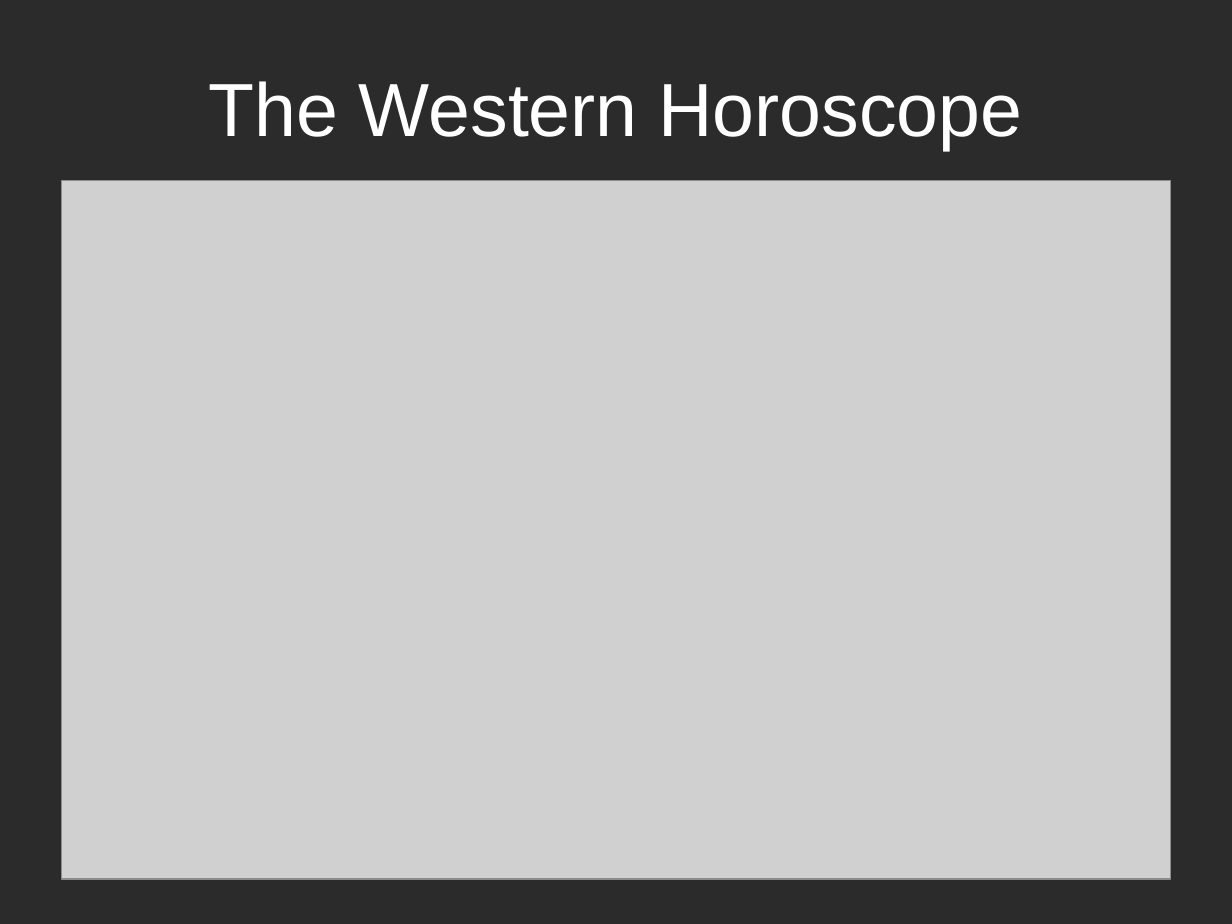
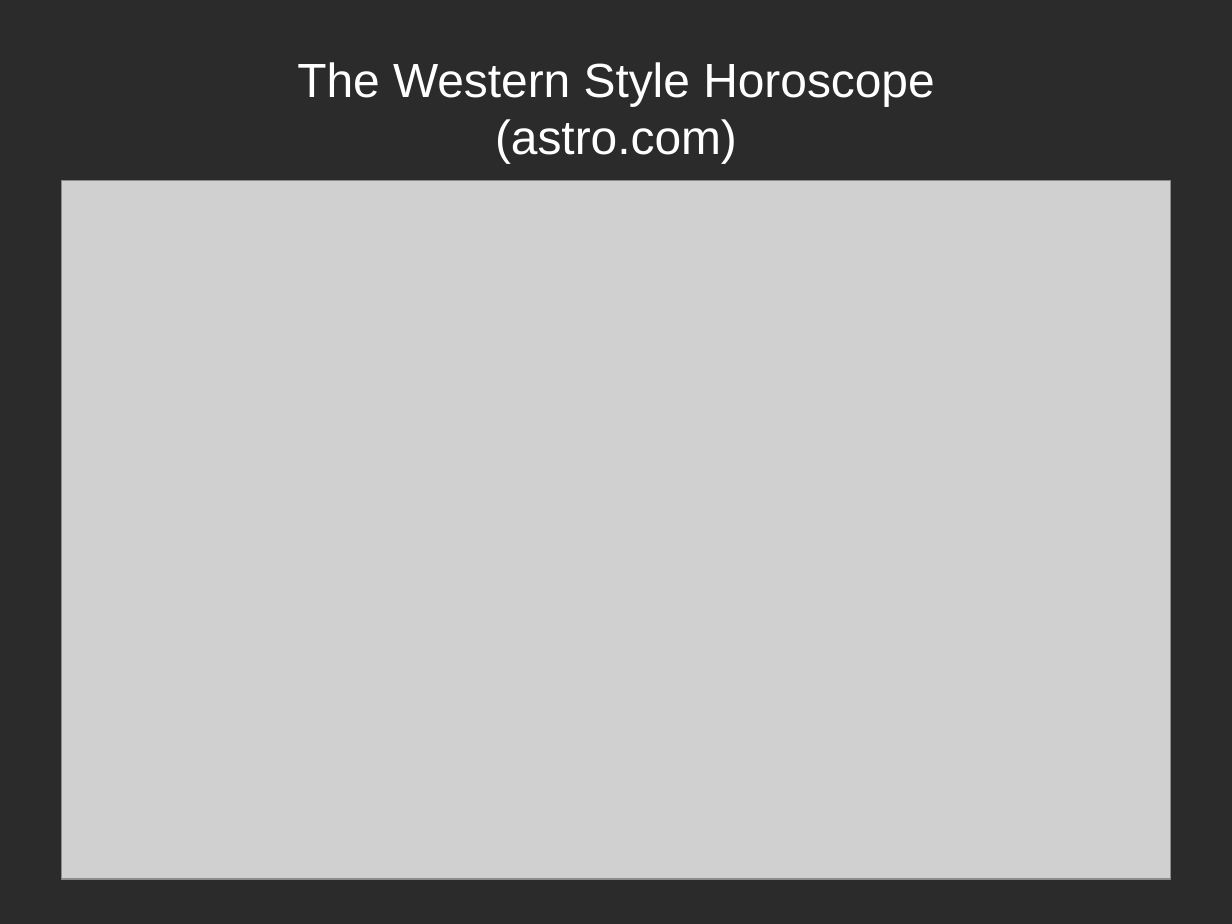
Before and after one commit to vadavalli/9th, a slide deck: slide 10 of downloads/Astro-class10.ppt. Drawn at 1232x924 pixels with LibreOffice and Linux fonts; fonts in the diff are those of the drawing; grey boxes stand for pictures; background and template pictures are left out; a plain dark background stands for a picture behind light text. Boxes give left, top, right and bottom in pixels: in the first picture for what was removed or moved away, otherwise in the second. Text is boxed around its words. In the diff, an @@ line names an element or a change of style, - is before the commit and + after.

```diff
--- a/downloads/Astro-class10.ppt
+++ b/downloads/Astro-class10.ppt
@@ title at [297,62,934,163]: text changed; size 44 to 28 pt @@
-The Western Horoscope
+The Western Style Horoscope
+(astro.com)
```
Also in this commit, not shown: 7 other slides changed, 1 slide added, 1 other file.
